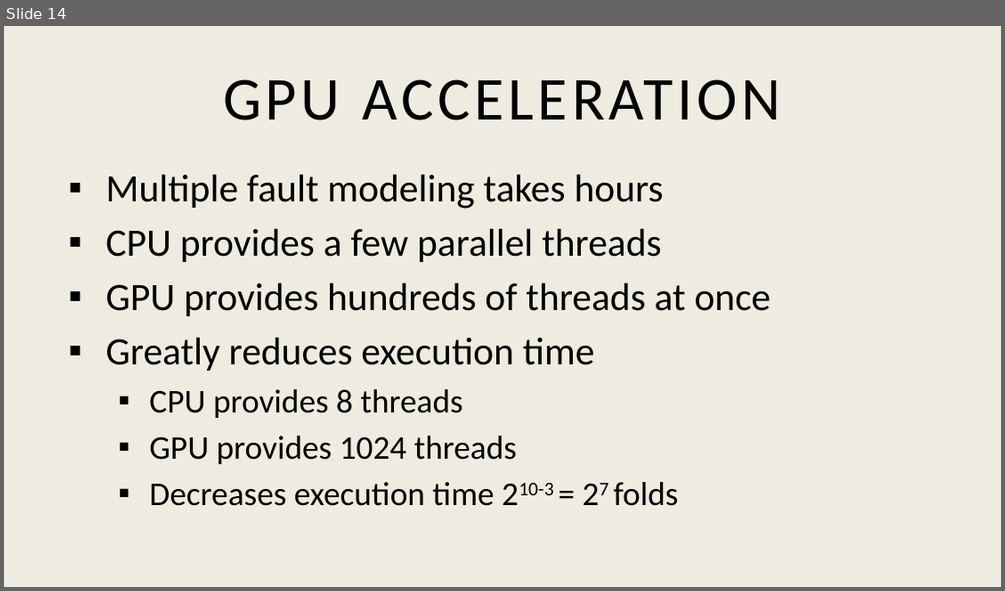
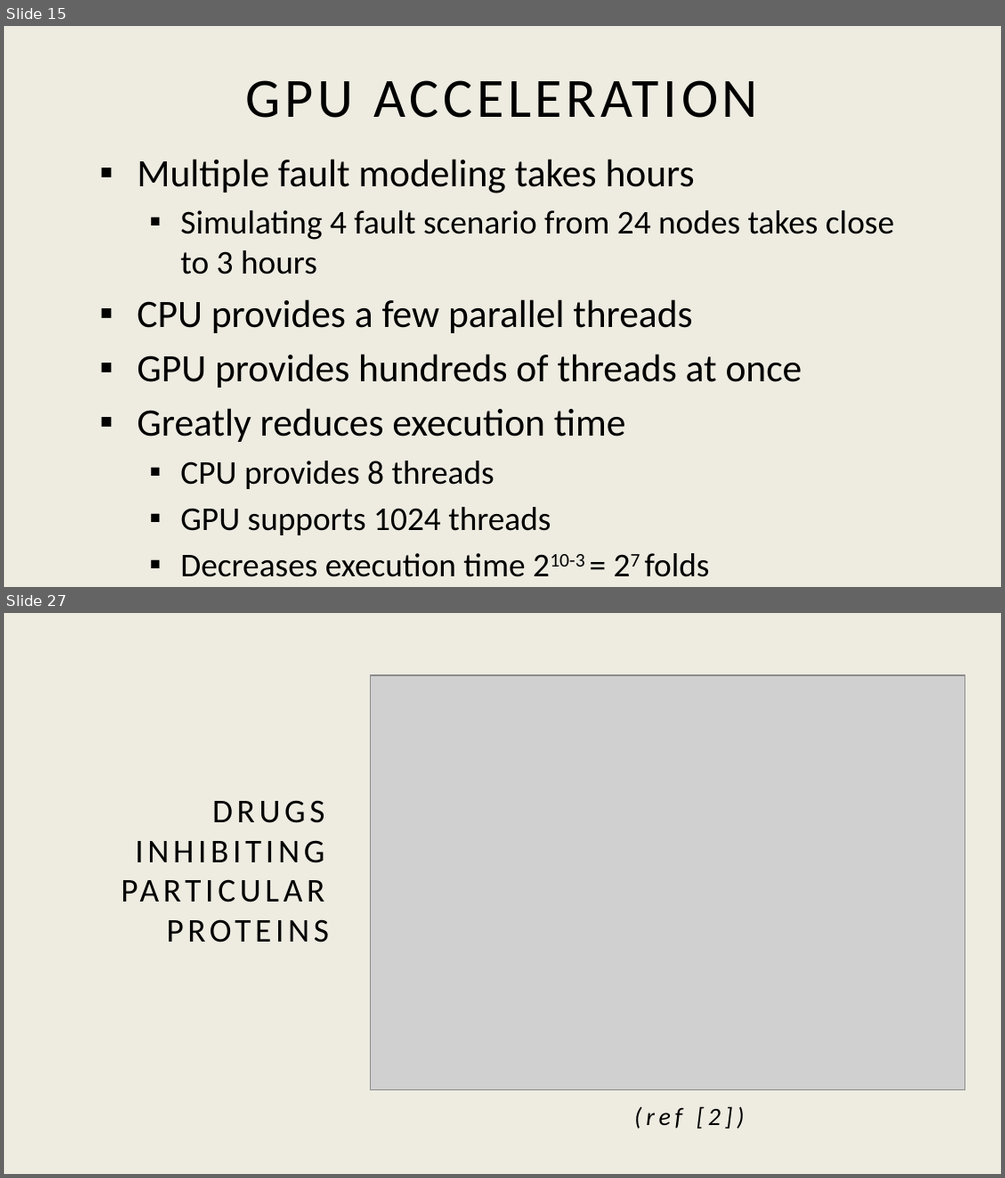
Before and after one commit to AcOdErKa/c--a--n--c--e--r12_16_17, a slide deck: finalDocs/ppt.pptx. Shown one above the other, each under a label of ours: slide 14 before the commit, slides 15 and 27 after it; the slides between them are not shown. The pictures are 1005x591 and 1005x1178 pixels, drawn with LibreOffice and Linux fonts; fonts in the diff are those of the drawing; grey boxes stand for pictures. Boxes give left, top, right and bottom in pixels: in the first picture for what was removed or moved away, otherwise in the second. Text is boxed around its words. In the diff, an @@ line names an element or a change of style, - is before the commit and + after.

```diff
--- a/finalDocs/ppt.pptx
+++ b/finalDocs/ppt.pptx
@@ slide 27 added at <box>4,613,1001,1174</box>, background #EEECE1 @@
@@ picture added at <box>370,674,965,1089</box> @@
@@ text added at <box>135,800,324,863</box>, 24 pt, text #000000 @@
+DRUGS INHIBITING PARTICULAR PROTEINS
@@ text added at <box>634,1106,744,1128</box>, 18 pt, text #000000, italic @@
+(ref [2])
@@ what was slide 14 is now slide 15 @@
@@ slide 15 changed as well @@
@@ title "GPU ACCELERATION" at <box>246,80,759,118</box>: size 44 to 40 pt @@
@@ text "Multiple fault modeling takes hours": place and size @@
-text "Multiple fault modeling takes hours" at <box>105,174,771,506</box>
+text "Multiple fault modeling takes hours" at <box>137,159,894,577</box>
@@ text at <box>180,210,894,274</box>: paragraph added @@
+  ▪ Simulating 4 fault scenario from 24 nodes takes close to 3 hours
@@ text at <box>180,507,550,535</box>: text changed @@
-  ▪ GPU provides 1024 threads
+  ▪ GPU supports 1024 threads
```
Also in this commit, not shown: 7 other slides changed, 26 other slides added.
